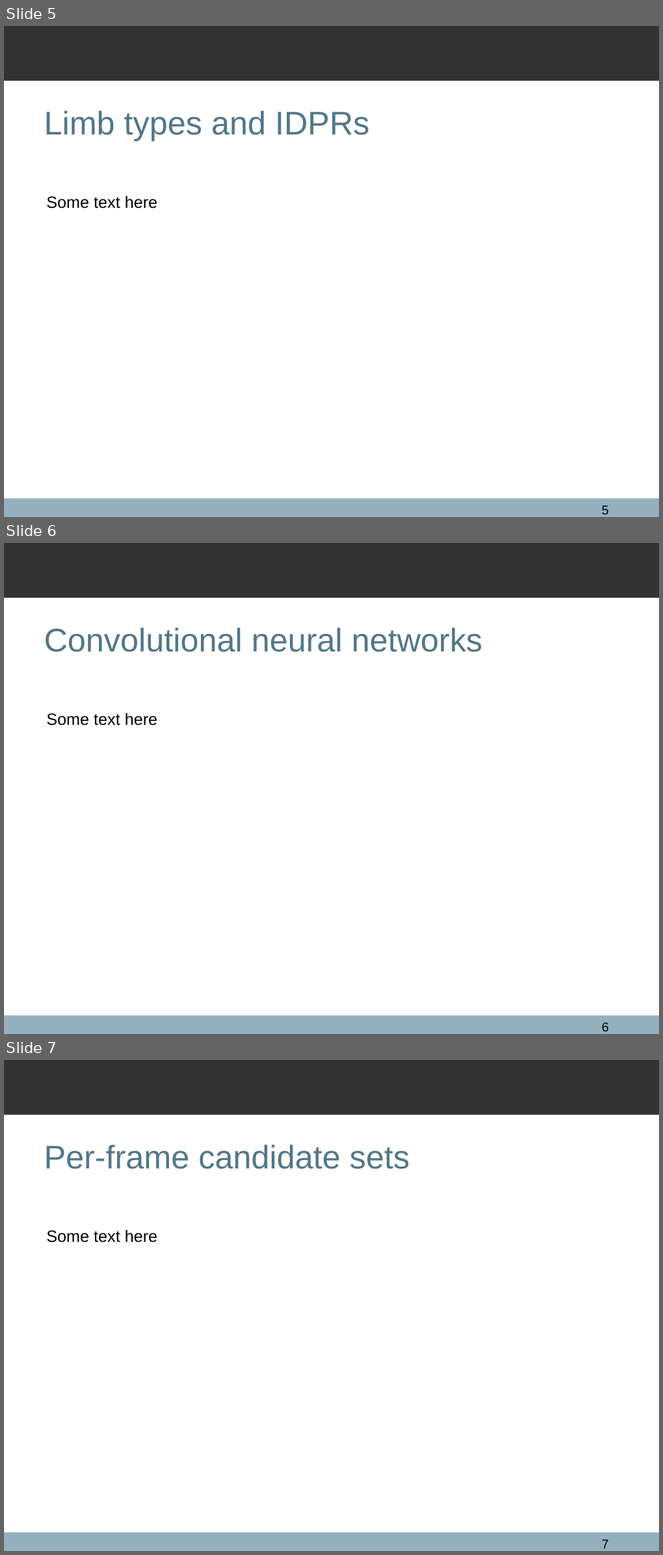
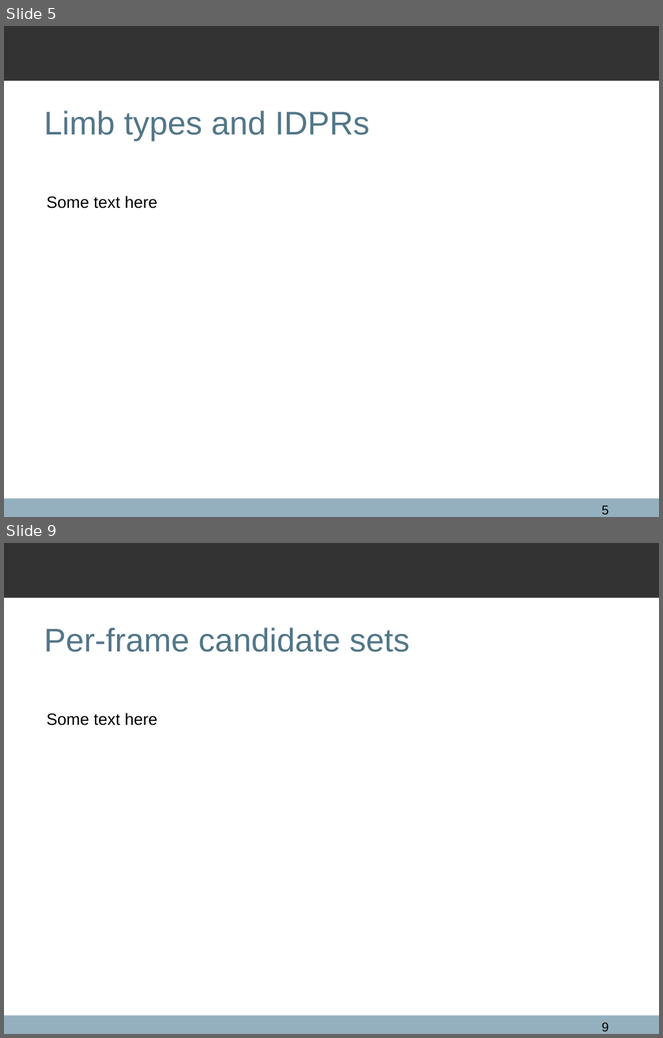
Before and after one commit to qxcv/comp2560, a slide deck: presentation/presentation.odp. Shown one above the other, each under a label of ours: slides 5, 6 and 7 before the commit, slides 5 and 9 after it; the slides between them are not shown. The pictures are 663x1555 and 663x1038 pixels, drawn with LibreOffice and Linux fonts; fonts in the diff are those of the drawing; background and template pictures are left out. Boxes give left, top, right and bottom in pixels: in the first picture for what was removed or moved away, otherwise in the second. Text is boxed around its words. In the diff, an @@ line names an element or a change of style, - is before the commit and + after.

```diff
--- a/presentation/presentation.odp
+++ b/presentation/presentation.odp
@@ slide 6 removed at [4,543,659,1034], background #FFFFFF; not listed: 2 template elements that a slide beside it also shows @@
@@ title removed at [44,627,483,652] @@
-Convolutional neural networks
@@ text removed at [46,713,157,726] @@
-Some text here
@@ page number removed at [602,1023,609,1032] @@
-6
@@ what was slide 7 is now slide 9 @@
@@ page number at [602,1023,609,1032]: text changed @@
-7
+9
```
Also in this commit, not shown: 2 slides changed, 3 slides added, 1 other slide removed, 2 other files.
